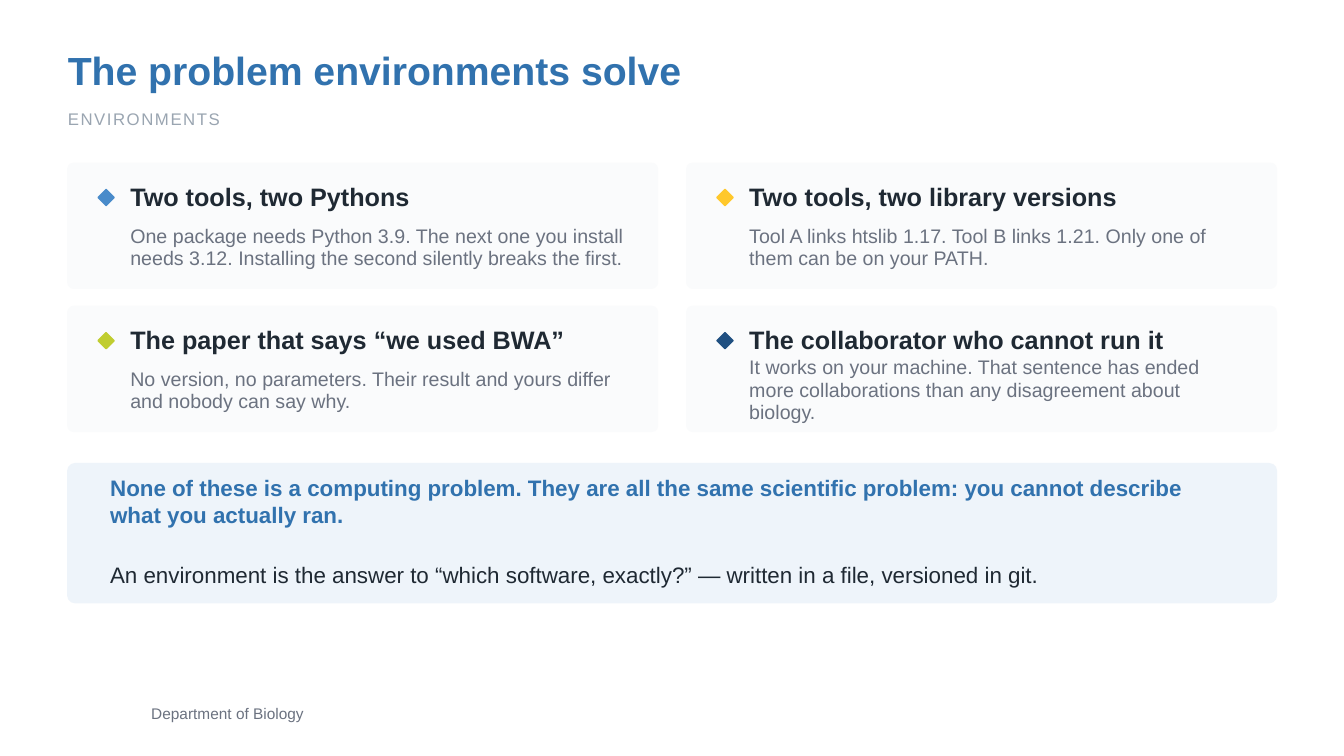
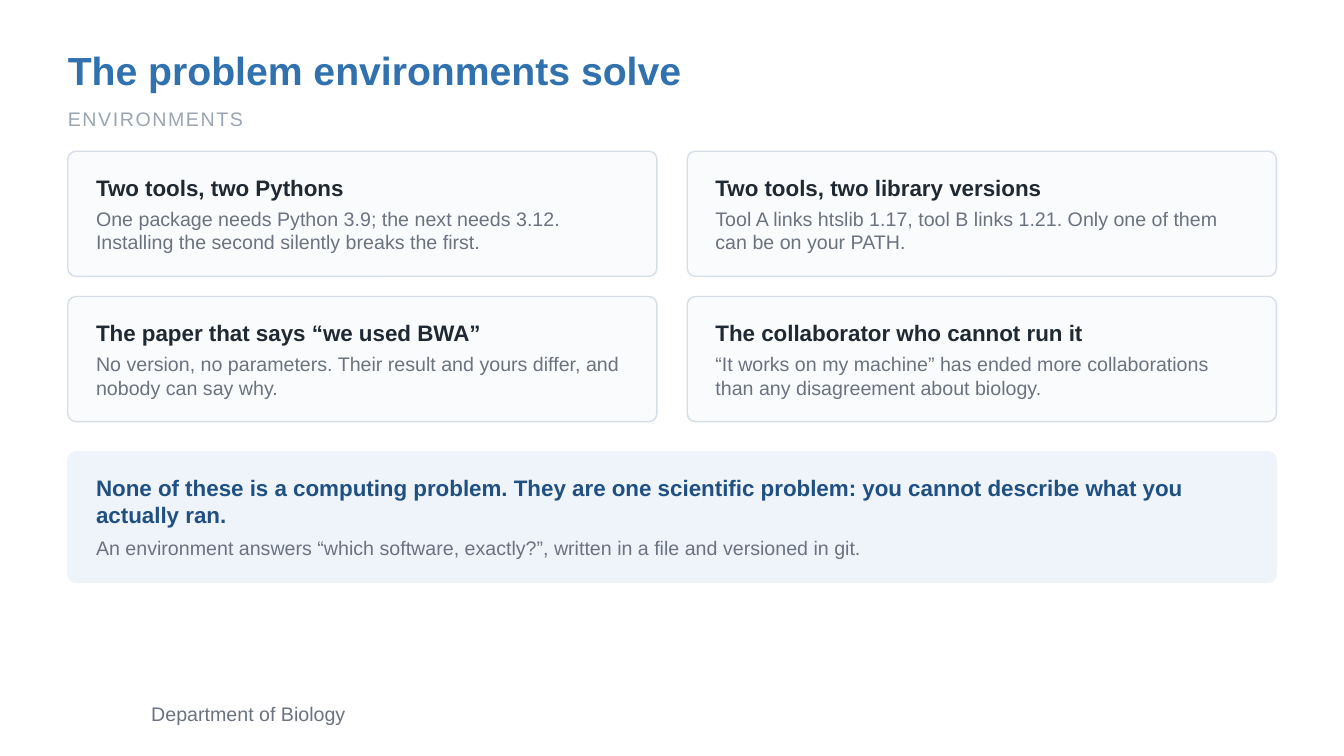
Before and after one commit to zhan4429/TuftsAppliedBioinfo, a slide deck: slide 9 of slides/week-01/Week01_Session2_HPC_Envs_Containers_Data.pptx. Drawn at 1344x756 pixels with LibreOffice and Linux fonts; fonts in the diff are those of the drawing; background and template pictures are left out. Boxes give left, top, right and bottom in pixels: in the first picture for what was removed or moved away, otherwise in the second. Text is boxed around its words. In the diff, an @@ line names an element or a change of style, - is before the commit and + after.

```diff
--- a/slides/week-01/Week01_Session2_HPC_Envs_Containers_Data.pptx
+++ b/slides/week-01/Week01_Session2_HPC_Envs_Containers_Data.pptx
@@ text "ENVIRONMENTS" at <box>68,112,243,126</box>: size 12 to 14 pt @@
@@ size 18 to 16 pt; line spacing 1 to 19.2pt; vertical alignment middle to top in 4 elements at <box>715,324,1083,342</box>, <box>96,324,480,346</box>, <box>715,179,1041,201</box>, <box>96,179,343,201</box> @@
@@ text "Two tools, two Pythons": place and size @@
-text "Two tools, two Pythons" at <box>130,187,409,212</box>
+text "Two tools, two Pythons" at <box>96,179,343,201</box>
@@ 4 rounded rectangles: place and size @@
-4 rounded rectangles at <box>68,163,1276,432</box>
+4 rounded rectangles at <box>68,151,1276,421</box>
@@ outline #FAFBFC 1 pt to #D6DEE7 1 pt; proportions changed in 4 elements at <box>68,296,656,421</box>, <box>688,296,1276,421</box>, <box>68,151,656,276</box>, <box>688,151,1276,276</box> @@
@@ text "Two tools, two library versions": place and size @@
-text "Two tools, two library versions" at <box>749,187,1117,212</box>
+text "Two tools, two library versions" at <box>715,179,1041,201</box>
@@ diamond removed at <box>98,190,114,206</box> @@
@@ diamond removed at <box>717,190,733,206</box> @@
@@ text at <box>96,212,560,253</box>: text changed @@
-One package needs Python 3.9. The next one you install needs 3.12. Installing the second silently breaks the first.
+One package needs Python 3.9; the next needs 3.12. Installing the second silently breaks the first.
@@ text at <box>715,212,1218,253</box>: text changed @@
-Tool A links htslib 1.17. Tool B links 1.21. Only one of them can be on your PATH.
+Tool A links htslib 1.17, tool B links 1.21. Only one of them can be on your PATH.
@@ text "The paper that says “we ...": place and size @@
-text "The paper that says “we ..." at <box>130,330,564,355</box>
+text "The paper that says “we ..." at <box>96,324,480,346</box>
@@ text "The collaborator who cannot run ...": place and size @@
-text "The collaborator who cannot run ..." at <box>749,330,1163,350</box>
+text "The collaborator who cannot run ..." at <box>715,324,1083,342</box>
@@ text at <box>96,357,619,399</box>: text changed @@
-No version, no parameters. Their result and yours differ and nobody can say why.
+No version, no parameters. Their result and yours differ, and nobody can say why.
@@ diamond removed at <box>98,333,114,349</box> @@
@@ text at <box>715,357,1208,399</box>: text changed @@
-It works on your machine. That sentence has ended more collaborations than any disagreement about biology.
+“It works on my machine” has ended more collaborations than any disagreement about biology.
@@ diamond removed at <box>717,333,733,349</box> @@
@@ rounded rectangle: place and size @@
-rounded rectangle at <box>68,464,1276,603</box>
+rounded rectangle at <box>68,452,1276,582</box>
@@ rounded rectangle at <box>68,452,1276,582</box>: proportions changed @@
@@ text at <box>96,479,1183,528</box>: text changed; text colour #3172AE to #205081 @@
-None of these is a computing problem. They are all the same scientific problem: you cannot describe what you actually ran.
+None of these is a computing problem. They are one scientific problem: you cannot describe what you actually ran.
@@ vertical alignment middle to top in 6 elements at <box>96,357,619,399</box>, <box>715,212,1218,253</box>, <box>96,479,1183,528</box>, <box>96,212,560,253</box>, <box>715,357,1208,399</box>, <box>96,541,860,559</box> @@
@@ text at <box>96,541,860,559</box>: text changed; size 16 to 14 pt; text colour #1F2933 to #6B7280 @@
-An environment is the answer to “which software, exactly?” — written in a file, versioned in git.
+An environment answers “which software, exactly?”, written in a file and versioned in git.
@@ text "Department of Biology" at <box>151,707,345,725</box>: size 11 to 14 pt @@
```
Also in this commit, not shown: 19 other slides changed, 3 slides added, 7 other files.
